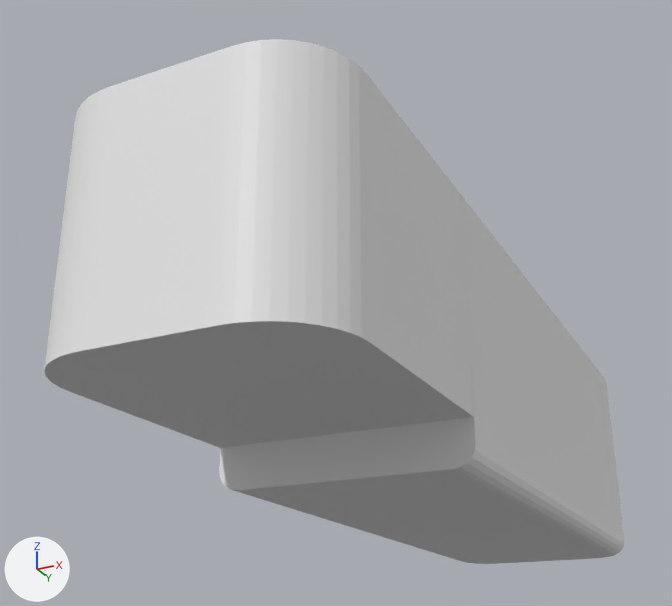
An edit to the Blender file Lock Part Man.blend, drawn before and after from the same camera.
One viewpoint serves both versions: a 50 mm lens placed at (2.88, -10.36, -2.28), pointed at (-0.5, -3.61, 0.76). The lights are fixed; the arrows at lower left show +X, +Y and +Z.
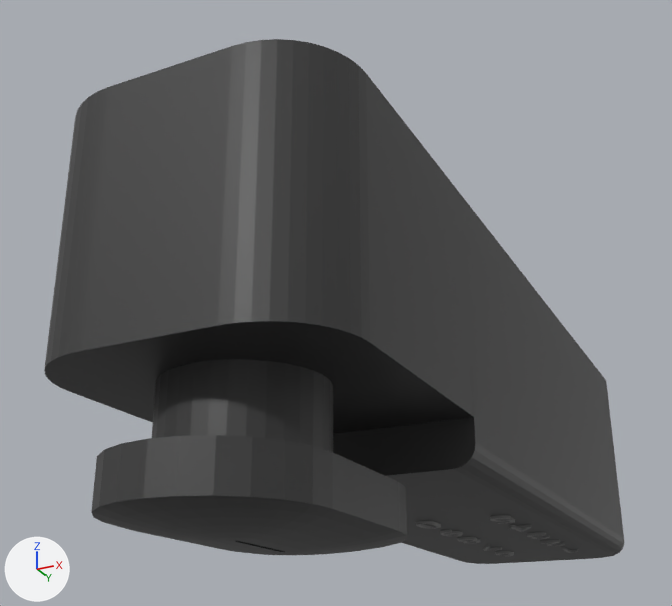
Where the newer file only moved an object's origin or applied its transform, the numbers keep the older frame.

Location of each change, [x1, y1, x2, y2] in pixels of the pictures (672 x 606 px):
'Cube.001', added (black): after [91, 435, 407, 555]
'A.008', added: after [416, 515, 578, 556]
part 1 of me_cube, added (black): after [152, 359, 333, 452]
part 2 of me_cube, recoloured (white to grey): [44, 39, 624, 564] in both

The change, as a diff of the scene's bpy script:
```diff
--- a/Lock Part Man.blend.py
+++ b/Lock Part Man.blend.py
@@ mat_material_001 @@
+mat_material_001 = principled_material('Material.001')
+mat_material_001.base_color = (0.038, 0.038, 0.038)  # black #373737
@@ mat_material_002 @@
+mat_material_002 = principled_material('Material.002')
+mat_material_002.base_color = (0.191, 0.191, 0.191)  # grey #797979
@@ me_cube @@
 # used by ob_cube; location = (0.0, 0.0, 0.0)
-me_cube.from_pydata(...)  # 150 vertices, 129 faces; spans x -1.0..1.0, y -6.78..1.0, z -1.0..1.0
+me_cube.from_pydata(...)  # 278 vertices, 227 faces; spans x -1.0..1.0, y -6.78..1.0, z -1.2..1.0
+# me_cube part 1: a new loose piece of 128 vertices spanning x -0.53..0.53, y -6.34..-5.29, z -1.2..-0.14, in mat_material_001 (black #373737)
+# me_cube part 2: 129 faces spanning x -1.0..1.0, y -6.78..1.0, z -1.0..1.0 switch from mat_material (white #e7e7e7) to mat_material_001 (black #373737)
@@ me_a_008 @@
+me_a_008.from_pydata(...)  # 6152 vertices, 9193 faces; spans x -1.27..0.39, y -3.23..1.64, z -0.1..0.1
+me_a_008.materials.append(mat_material_002)  # grey #797979
@@ me_cube_001 @@
+me_cube_001.from_pydata(...)  # 252 vertices, 225 faces; spans x -1.0..1.0, y -2.27..1.0, z 0.42..1.0
+me_cube_001.materials.append(mat_material_001)  # black #373737
@@ ob_a_008 @@
+ob_a_008 = bpy.data.objects.new('A.008', me_a_008)
+ob_a_008.location = (-0.05, -0.87, -0.97)
+ob_a_008.rotation_euler = (0.0, 3.142, 0.0)  # degrees (0, 180, 0)
+ob_a_008.scale = (0.536, 0.536, 0.536)
@@ ob_cube_001 @@
+ob_cube_001 = bpy.data.objects.new('Cube.001', me_cube_001)
+ob_cube_001.location = (0.0, -5.14, -1.86)
+ob_cube_001.scale = (0.688, 0.688, 0.688)
```
